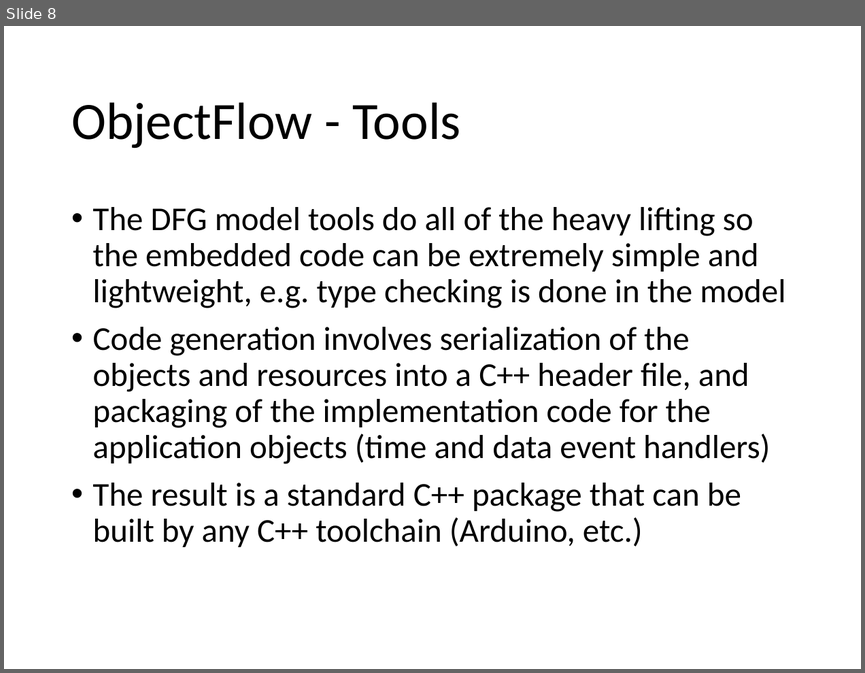
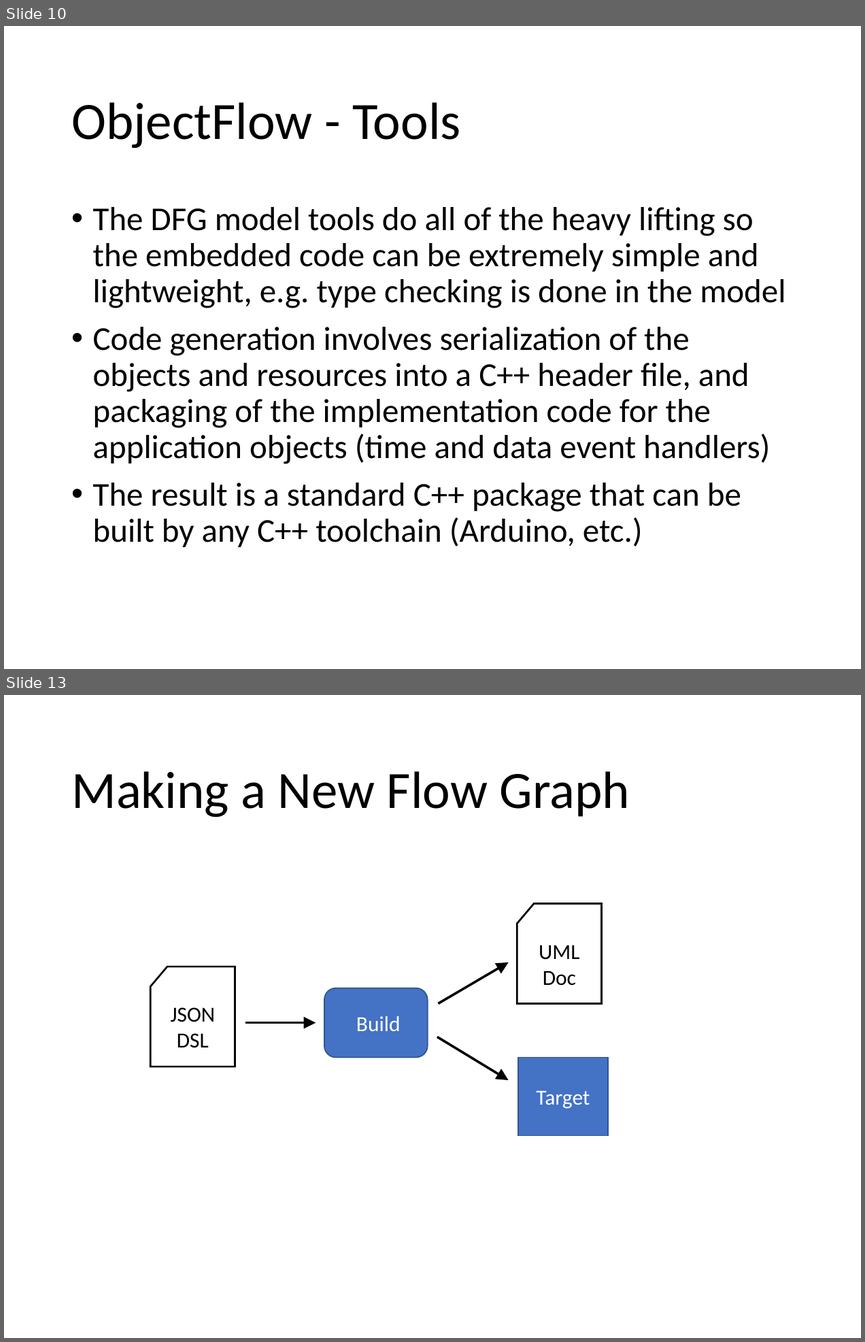
Before and after one commit to mjkoster/ObjectFlow, a slide deck: Documents/ObjectFlow.pptx. Shown one above the other, each under a label of ours: slide 8 before the commit, slides 10 and 13 after it; the slides between them are not shown. The pictures are 865x673 and 865x1342 pixels, drawn with LibreOffice and Linux fonts; fonts in the diff are those of the drawing. Boxes give left, top, right and bottom in pixels: in the first picture for what was removed or moved away, otherwise in the second. Text is boxed around its words. In the diff, an @@ line names an element or a change of style, - is before the commit and + after.

Commit message:
Experiments with UML graph rendering
Update slides

```diff
--- a/Documents/ObjectFlow.pptx
+++ b/Documents/ObjectFlow.pptx
@@ slide 13 added at (x1=4, y1=695, x2=861, y2=1338), background #FFFFFF @@
@@ title added at (x1=71, y1=771, x2=630, y2=817), 44 pt, text #000000 @@
+Making a New Flow Graph
@@ flow chart punched card added at (x1=517, y1=903, x2=602, y2=1004), fill #FFFFFF, outline #000000 1.5 pt, 18 pt, text #000000 @@
+UML Doc
@@ flow chart punched card added at (x1=150, y1=966, x2=235, y2=1067), fill #FFFFFF, outline #000000 1.5 pt, 18 pt, text #000000 @@
+JSON DSL
@@ arrow added from (439, 1004) to (509, 962), #000000 2 pt @@
@@ rounded rectangle added at (x1=324, y1=988, x2=427, y2=1057), fill #4472C4, outline #325491 1 pt, 18 pt, text #FFFFFF @@
+Build
@@ arrow added from (245, 1022) to (316, 1022), #000000 2 pt @@
@@ arrow added from (438, 1037) to (509, 1080), #000000 2 pt @@
@@ rectangle added at (x1=518, y1=1057, x2=608, y2=1136), fill #4472C4, outline #325491 1 pt, 18 pt, text #FFFFFF @@
+Target
@@ what was slide 8 is now slide 10 @@
```
Also in this commit, not shown: 1 slide changed, 11 other slides added, 1 slide removed, 5 other files.
